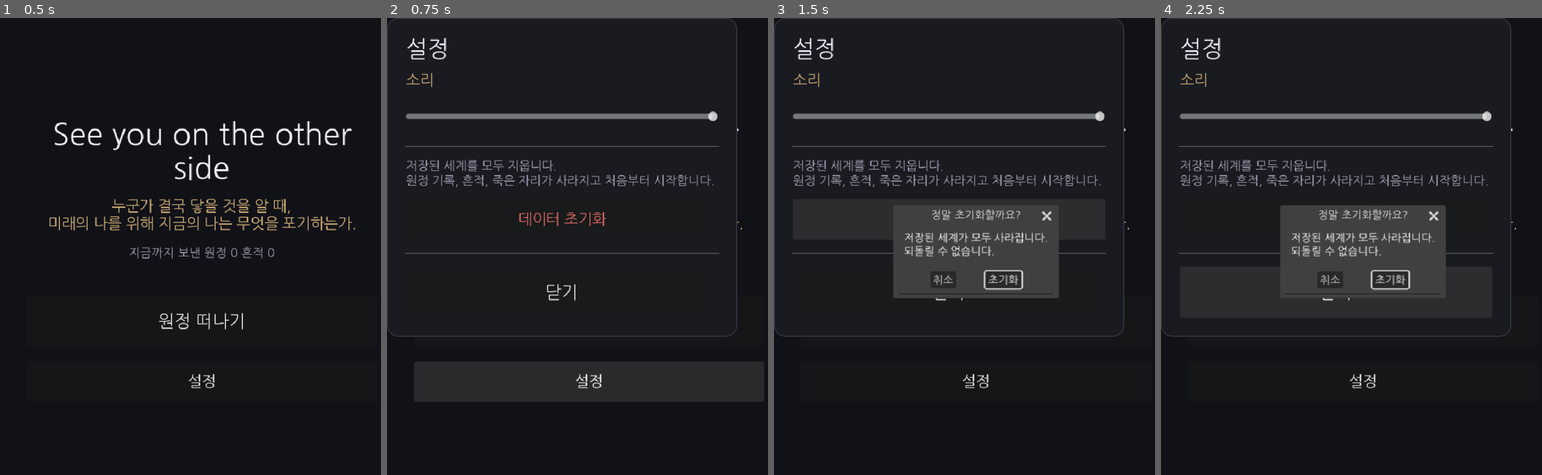
Above: before the commit, frames 1-4 (left to right).
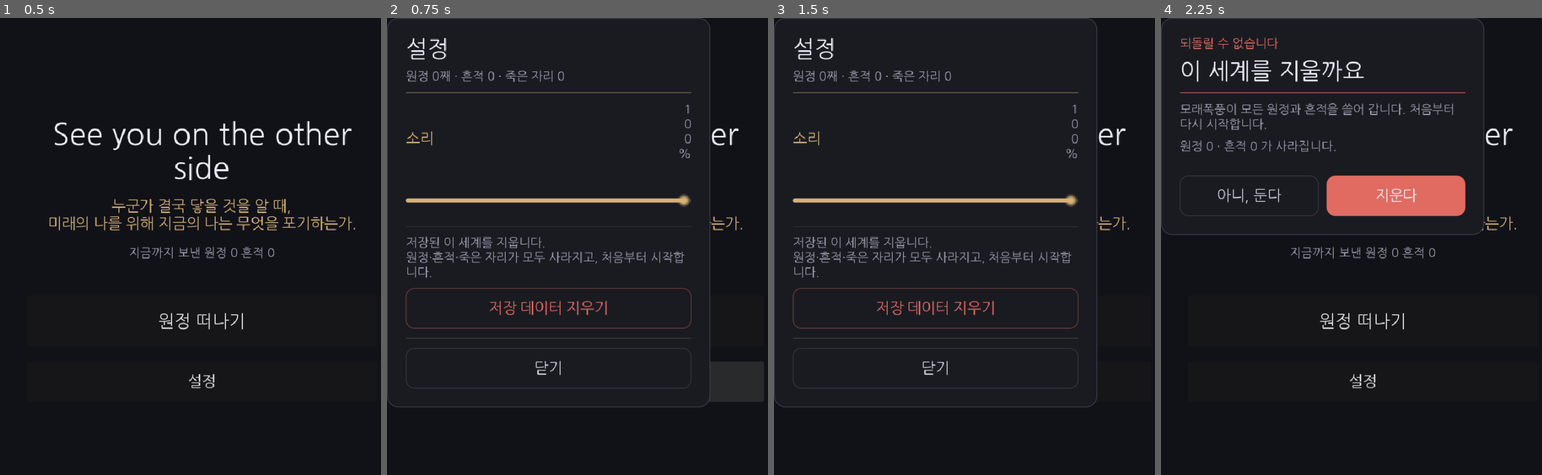
Above: after the commit, the same moments.

Repository: soomin007/Otherside
Game: Godot game, scene res://scenes/main.tscn
Two runs of this game, one before a commit and one after it. Both use one fixed random seed, a clock stepped at 60 frames per second and the inputs below.
Inputs (mouse positions are in pixels of both pictures, inside the frame that each line leads up to):
- Up to frame 1 (0.5 s): no input
- Up to frame 2 (0.75 s): click "설정" at 0.5 s
- Up to frame 3 (1.5 s): click (949, 219) at 1.25 s, where only the run before the commit has a clickable "데이터 초기화"
- Up to frame 4 (2.25 s): click (1321, 310) at 2 s, where only the run after the commit has a clickable "저장 데이터 지우기"

Frame 1 is identical in both runs. In frame 2, 7.0% of the frame differs, in the area x 0-92%, y 0-86%; in frame 3, 15%; in frame 4, 19%, in the area x 0-92%, y 0-70%.

Commit message:
feat(ui): 설정창·초기화 화면 다듬기
기본 ConfirmationDialog(템플릿 크롬)를 같은 카드 안 스타일 확인 화면으로 교체.
유틸 화면이라 절제 — 시그니처는 게임 세계에서: 모래 지평선 액센트 + 초기화=모래폭풍 framing.

- UITheme: make_pill(면/테두리 버튼 — 회색 크롬 대신), style_slider(모래색 트랙+모래알 그래버), make_hairline, _grain_texture(절차적, 셰이더 없음)
- SettingsPanel: 모래 지평선 hairline 시그니처, 세계 통계(원정·흔적·죽은자리), 음량 값% 표시, 데이터=모래폭풍 framing(결과는 명확히), 부드러운 fade-in. 확인은 카드 내 전환(되돌릴 수 없음 → 지운다/아니 둔다)
- 검증: import·UITheme 헬퍼(-s)·타이틀 부팅·SettingsPanel(메인+확인) 런타임 에러 0

Co-Authored-By: Claude Opus 4.8 (1M context) <noreply@anthropic.com>
Claude-Session: https://claude.ai/code/session_011aHeoKNKfgt1XZBnLJkMbQ

Diff:
--- a/scripts/ui/SettingsPanel.gd
+++ b/scripts/ui/SettingsPanel.gd
@@ -1,12 +1,21 @@
 extends Control
 
-## 설정창 — 타이틀 위에 띄우는 오버레이. 씬 전환 없이 add_child 로 표시한다.
-## 모바일 우선: 어두운 배경 + 가운데 카드 + 풀폭 버튼. 사이즈·색은 UITheme.
-## 음량은 master bus 에 연결(placeholder, 저장은 아직 안 함). 핵심은 데이터 초기화 — 확인 다이얼로그와 함께.
+## 설정창 — 타이틀 위에 띄우는 오버레이(씬 전환 없이 add_child).
+## 다듬은 모양: 어두운 배경 + 모래 지평선 액센트가 있는 카드. 초기화는 게임 픽션 그대로
+##   "모래폭풍이 이 세계를 지운다"로 framing 하되 결과는 명확히. 기본 ConfirmationDialog 대신
+##   같은 카드 안에서 확인 화면으로 전환(템플릿 다이얼로그 제거).
+## 음량은 AppSettings 가 적용+저장(user://settings.cfg).
 
 signal data_reset  ## 데이터 초기화가 끝났을 때 (부모가 통계 라벨 등을 갱신)
 
-var _confirm: ConfirmationDialog
+const QUIET_FG := Color(0.82, 0.82, 0.86)
+const QUIET_BORDER := Color(0.5, 0.49, 0.56, 0.4)
+const DANGER_BORDER := Color(UITheme.DANGER.r, UITheme.DANGER.g, UITheme.DANGER.b, 0.6)
+const HORIZON := Color(UITheme.SAND.r, UITheme.SAND.g, UITheme.SAND.b, 0.38)
+
+var _content: VBoxContainer  ## 카드 안 내용(메인 ↔ 확인 전환)
+var _vol_value: Label
+var _in_confirm: bool = false
 
 func _ready() -> void:
 	set_anchors_preset(Control.PRESET_FULL_RECT)
@@ -19,88 +28,142 @@
 	dim.gui_input.connect(_on_dim_input)
 	add_child(dim)
 
-	# 가운데 카드 — 클릭이 통과하도록 IGNORE (빈 곳 클릭은 dim 이 받아 닫기)
 	var center := CenterContainer.new()
 	center.set_anchors_preset(Control.PRESET_FULL_RECT)
 	center.mouse_filter = Control.MOUSE_FILTER_IGNORE
 	add_child(center)
 
-	var card := UITheme.make_card()
+	var card := UITheme.make_card(480.0)
 	center.add_child(card)
 
-	var box := VBoxContainer.new()
-	box.add_theme_constant_override("separation", UITheme.GAP)
-	card.add_child(box)
+	_content = VBoxContainer.new()
+	_content.add_theme_constant_override("separation", 14)
+	card.add_child(_content)
 
-	box.add_child(UITheme.make_label("설정", UITheme.FS_H1, UITheme.FG, false))
+	_show_main()
 
-	# --- 소리 (placeholder: master bus 에 연결, 저장은 아직 안 함) ---
-	box.add_child(UITheme.make_label("소리", UITheme.FS_LABEL, UITheme.SAND, false))
+	# 부드럽게 떠오름 (절제된 micro-interaction)
+	modulate.a = 0.0
+	create_tween().tween_property(self, "modulate:a", 1.0, 0.16).set_ease(Tween.EASE_OUT)
+
+func _clear() -> void:
+	for c in _content.get_children():
+		_content.remove_child(c)
+		c.queue_free()
+
+# --- 메인 화면 ---
+
+func _show_main() -> void:
+	_in_confirm = false
+	_clear()
+
+	_content.add_child(UITheme.make_label("설정", UITheme.FS_H1, UITheme.FG, false))
+	_content.add_child(UITheme.make_label(
+		"원정 %d째 · 흔적 %d · 죽은 자리 %d" % [GameState.expedition_count, GameState.traces.size(), GameState.deaths.size()],
+		UITheme.FS_SMALL, UITheme.MUTED, false))
+	_content.add_child(UITheme.make_hairline(HORIZON, 2.0))  # 모래 지평선 (시그니처)
+
+	# --- 소리 ---
+	var srow := HBoxContainer.new()
+	var slabel := UITheme.make_label("소리", UITheme.FS_LABEL, UITheme.SAND, false)
+	slabel.size_flags_horizontal = Control.SIZE_EXPAND_FILL
+	srow.add_child(slabel)
+	var vol := AppSettings.load_master_volume()
+	_vol_value = UITheme.make_label(_pct(vol), UITheme.FS_SMALL, UITheme.MUTED, false)
+	_vol_value.horizontal_alignment = HORIZONTAL_ALIGNMENT_RIGHT
+	srow.add_child(_vol_value)
+	_content.add_child(srow)
 
 	var slider := HSlider.new()
 	slider.min_value = 0.0
 	slider.max_value = 1.0
 	slider.step = 0.01
-	slider.value = AppSettings.load_master_volume()
-	slider.custom_minimum_size = Vector2(0, UITheme.SLIDER_H)  # 터치 우선 — 손가락 기준 두툼하게
+	slider.value = vol
+	slider.custom_minimum_size = Vector2(0, UITheme.SLIDER_H)
+	UITheme.style_slider(slider)
 	slider.value_changed.connect(_on_volume_changed)
-	box.add_child(slider)
+	_content.add_child(slider)
 
-	box.add_child(HSeparator.new())
+	_content.add_child(UITheme.make_hairline())
 
-	# --- 데이터 초기화 ---
-	box.add_child(UITheme.make_label(
-		"저장된 세계를 모두 지웁니다.\n원정 기록, 흔적, 죽은 자리가 사라지고 처음부터 시작합니다.",
+	# --- 데이터 (모래폭풍 framing, 결과는 명확히) ---
+	_content.add_child(UITheme.make_label(
+		"저장된 이 세계를 지웁니다.\n원정·흔적·죽은 자리가 모두 사라지고, 처음부터 시작합니다.",
+		UITheme.FS_SMALL, UITheme.MUTED, false))
+	var wipe := UITheme.make_pill("저장 데이터 지우기", UITheme.DANGER, Color(0, 0, 0, 0), DANGER_BORDER)
+	wipe.pressed.connect(_show_confirm)
+	_content.add_child(wipe)
+
+	_content.add_child(UITheme.make_hairline())
+
+	var close_btn := UITheme.make_pill("닫기", QUIET_FG, Color(0, 0, 0, 0), QUIET_BORDER)
+	close_btn.pressed.connect(_close)
+	_content.add_child(close_btn)
+
+# --- 확인 화면 (기본 다이얼로그 대체) ---
+
+func _show_confirm() -> void:
+	_in_confirm = true
+	_clear()
+
+	_content.add_child(UITheme.make_label("되돌릴 수 없습니다", UITheme.FS_SMALL, UITheme.DANGER, false))
+	_content.add_child(UITheme.make_label("이 세계를 지울까요", UITheme.FS_H1, UITheme.FG, false))
+	_content.add_child(UITheme.make_hairline(DANGER_BORDER, 2.0))
+	_content.add_child(UITheme.make_label(
+		"모래폭풍이 모든 원정과 흔적을 쓸어 갑니다. 처음부터 다시 시작합니다.",
+		UITheme.FS_SMALL, UITheme.MUTED, false))
+	_content.add_child(UITheme.make_label(
+		"원정 %d · 흔적 %d 가 사라집니다." % [GameState.expedition_count, GameState.traces.size()],
 		UITheme.FS_SMALL, UITheme.MUTED, false))
 
-	var reset_btn := UITheme.make_button("데이터 초기화", false)
-	reset_btn.add_theme_color_override("font_color", UITheme.DANGER)
-	reset_btn.pressed.connect(_on_reset_pressed)
-	box.add_child(reset_btn)
+	var spacer := Control.new()
+	spacer.custom_minimum_size = Vector2(0, 6)
+	_content.add_child(spacer)
 
-	box.add_child(HSeparator.new())
+	var row := HBoxContainer.new()
+	row.add_theme_constant_override("separation", 12)
+	var keep := UITheme.make_pill("아니, 둔다", QUIET_FG, Color(0, 0, 0, 0), QUIET_BORDER)
+	keep.pressed.connect(_show_main)
+	row.add_child(keep)
+	var wipe := UITheme.make_pill("지운다", UITheme.FG, UITheme.DANGER, UITheme.DANGER)
+	wipe.pressed.connect(_do_reset)
+	row.add_child(wipe)
+	_content.add_child(row)
 
-	var close_btn := UITheme.make_button("닫기")
-	close_btn.pressed.connect(_close)
-	box.add_child(close_btn)
-
-	# 초기화 확인 다이얼로그 — 실수 방지
-	_confirm = ConfirmationDialog.new()
-	_confirm.title = "정말 초기화할까요?"
-	_confirm.dialog_text = "저장된 세계가 모두 사라집니다.\n되돌릴 수 없습니다."
-	_confirm.ok_button_text = "초기화"
-	_confirm.get_cancel_button().text = "취소"
-	_confirm.confirmed.connect(_on_reset_confirmed)
-	add_child(_confirm)
-
-# --- 소리 (적용 + 저장은 AppSettings 가 담당, user://settings.cfg) ---
-
-func _on_volume_changed(value: float) -> void:
-	AppSettings.set_master_volume(value)
-
-# --- 데이터 초기화 ---
-
-func _on_reset_pressed() -> void:
-	_confirm.popup_centered()
-
-func _on_reset_confirmed() -> void:
+func _do_reset() -> void:
 	GameState.reset_save()
 	data_reset.emit()
 	_close()
 
-# --- 닫기 ---
+# --- 소리 ---
+
+func _on_volume_changed(value: float) -> void:
+	AppSettings.set_master_volume(value)
+	if _vol_value != null:
+		_vol_value.text = _pct(value)
+
+func _pct(v: float) -> String:
+	return "%d%%" % int(round(v * 100.0))
+
+# --- 닫기 / 뒤로 ---
 
 func _on_dim_input(event: InputEvent) -> void:
 	var clicked: bool = (event is InputEventMouseButton and event.pressed) \
 		or (event is InputEventScreenTouch and event.pressed)
 	if clicked:
-		_close()
+		_back_or_close()
 
 func _input(event: InputEvent) -> void:
-	# ESC / 뒤로 — 다이얼로그가 떠 있지 않을 때만 (떠 있으면 다이얼로그가 먼저 받음)
-	if event.is_action_pressed("ui_cancel") and not _confirm.visible:
+	if event.is_action_pressed("ui_cancel"):
+		_back_or_close()
+		get_viewport().set_input_as_handled()
+
+## 확인 화면이면 메인으로, 아니면 닫는다.
+func _back_or_close() -> void:
+	if _in_confirm:
+		_show_main()
+	else:
 		_close()
-		get_viewport().set_input_as_handled()
 
 func _close() -> void:
 	queue_free()
--- a/scripts/ui/UITheme.gd
+++ b/scripts/ui/UITheme.gd
@@ -97,3 +97,75 @@
 static func _set_margin(mc: MarginContainer, v: int) -> void:
 	for s in ["left", "right", "top", "bottom"]:
 		mc.add_theme_constant_override("margin_" + s, v)
+
+# --- 다듬기 헬퍼 (설정 등 정적 화면용) ---
+
+## 얇은 가로 구분선(ColorRect) — 기본 HSeparator 대신 색·두께를 통제한다.
+static func make_hairline(color: Color = Color(SAND.r, SAND.g, SAND.b, 0.18), thickness: float = 1.0) -> ColorRect:
+	var r := ColorRect.new()
+	r.color = color
+	r.custom_minimum_size = Vector2(0, thickness)
+	r.size_flags_horizontal = Control.SIZE_EXPAND_FILL
+	return r
+
+## 면/테두리를 가진 버튼(pill) — 기본 회색 크롬 대신 의도된 모양. fill 을 투명하게 주면 외곽선 버튼.
+static func make_pill(text: String, fg: Color, fill: Color, border: Color, primary: bool = false) -> Button:
+	var b := Button.new()
+	b.text = text
+	b.custom_minimum_size = Vector2(0, BTN_H if primary else BTN_H_SM)
+	b.size_flags_horizontal = Control.SIZE_EXPAND_FILL
+	b.add_theme_font_size_override("font_size", FS_BODY if primary else FS_LABEL)
+	b.clip_text = true
+	for st in ["font_color", "font_hover_color", "font_pressed_color", "font_focus_color"]:
+		b.add_theme_color_override(st, fg)
+	b.add_theme_color_override("font_disabled_color", Color(fg.r, fg.g, fg.b, 0.35))
+	var solid: bool = fill.a > 0.05
+	b.add_theme_stylebox_override("normal", _pill_sb(fill, border))
+	b.add_theme_stylebox_override("hover", _pill_sb(
+		fill.lightened(0.07) if solid else Color(border.r, border.g, border.b, 0.12),
+		border.lightened(0.12)))
+	b.add_theme_stylebox_override("pressed", _pill_sb(
+		fill.darkened(0.10) if solid else Color(border.r, border.g, border.b, 0.20), border))
+	b.add_theme_stylebox_override("disabled", _pill_sb(
+		Color(fill.r, fill.g, fill.b, fill.a * 0.4), Color(border.r, border.g, border.b, border.a * 0.4)))
+	b.add_theme_stylebox_override("focus", _pill_sb(Color(0, 0, 0, 0), SAND))
+	return b
+
+static func _pill_sb(fill: Color, border: Color) -> StyleBoxFlat:
+	var sb := StyleBoxFlat.new()
+	sb.bg_color = fill
+	sb.border_color = border
+	sb.set_border_width_all(1 if border.a > 0.01 else 0)
+	sb.set_corner_radius_all(12)
+	sb.set_content_margin_all(12)
+	return sb
+
+## 모래색 슬라이더 — 얇은 트랙 + 채움(모래) + 모래알 그래버. 기본 밋밋한 슬라이더 대체.
+static func style_slider(s: HSlider) -> void:
+	var track := StyleBoxFlat.new()
+	track.bg_color = Color(SAND.r, SAND.g, SAND.b, 0.16)
+	track.set_corner_radius_all(4)
+	track.content_margin_top = 3.0
+	track.content_margin_bottom = 3.0
+	var fill := StyleBoxFlat.new()
+	fill.bg_color = SAND
+	fill.set_corner_radius_all(4)
+	fill.content_margin_top = 3.0
+	fill.content_margin_bottom = 3.0
+	s.add_theme_stylebox_override("slider", track)
+	s.add_theme_stylebox_override("grabber_area", fill)
+	s.add_theme_stylebox_override("grabber_area_highlight", fill)
+	var dot: ImageTexture = _grain_texture(22, SAND)
+	s.add_theme_icon_override("grabber", dot)
+	s.add_theme_icon_override("grabber_highlight", dot)
+
+## 모래알(부드러운 원) 텍스처 — 셰이더 없이 절차적. 슬라이더 그래버 등.
+static func _grain_texture(sz: int, col: Color) -> ImageTexture:
+	var img := Image.create(sz, sz, false, Image.FORMAT_RGBA8)
+	var c: float = sz * 0.5
+	for y in sz:
+		for x in sz:
+			var d: float = Vector2(x - c + 0.5, y - c + 0.5).length() / c
+			var a: float = smoothstep(0.0, 1.0, clampf(1.0 - d, 0.0, 1.0) * 1.3)
+			img.set_pixel(x, y, Color(col.r, col.g, col.b, a))
+	return ImageTexture.create_from_image(img)
